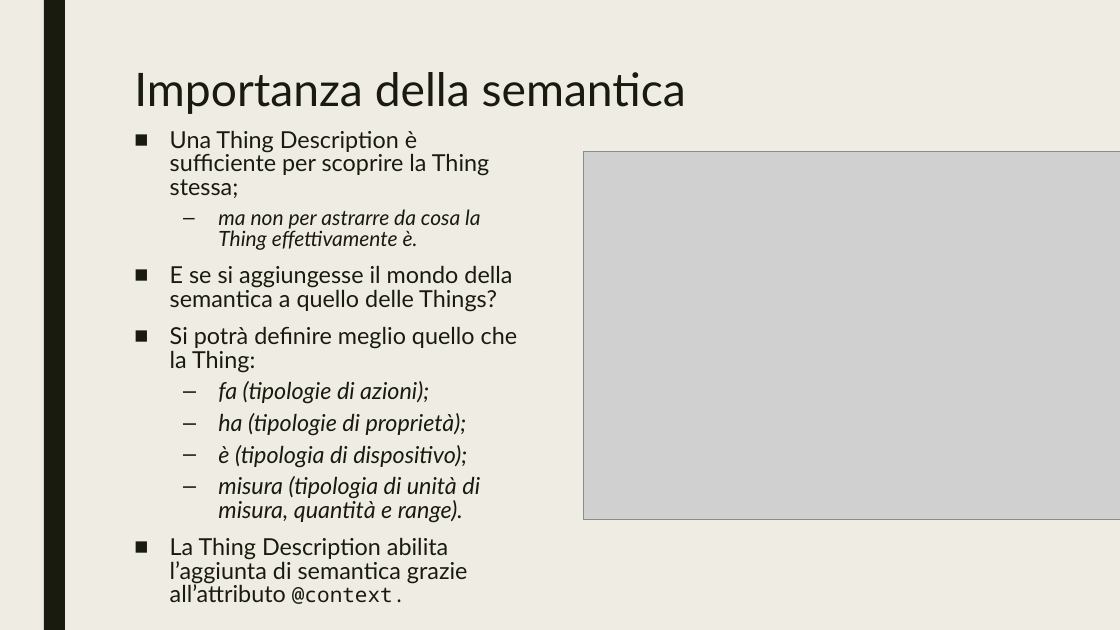
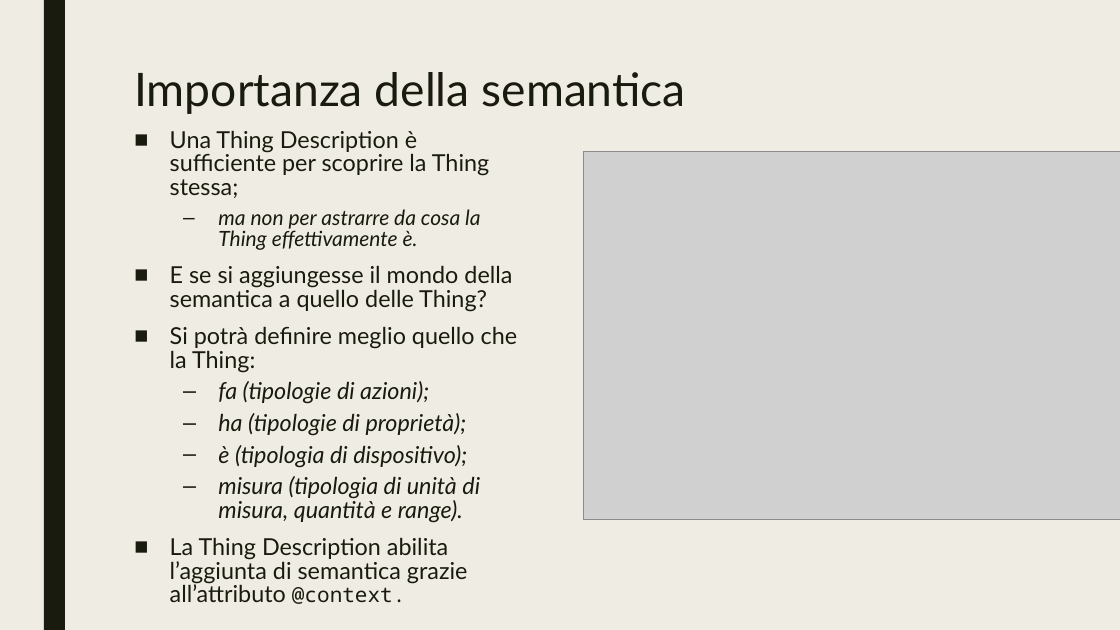
Before and after one commit to Martinocom/pervasive-semantic-exam, a slide deck: slide 11 of doc/Presentation.pptx. Drawn at 1120x630 pixels with LibreOffice and Linux fonts; fonts in the diff are those of the drawing; grey boxes stand for pictures. Boxes give left, top, right and bottom in pixels: in the first picture for what was removed or moved away, otherwise in the second. Text is boxed around its words. In the diff, an @@ line names an element or a change of style, - is before the commit and + after.

```diff
--- a/doc/Presentation.pptx
+++ b/doc/Presentation.pptx
@@ text at [170,265,512,312]: text changed @@
-■ E se si aggiungesse il mondo della semantica a quello delle Things?
+■ E se si aggiungesse il mondo della semantica a quello delle Thing?
```
Also in this commit, not shown: 14 other slides changed, 8 slides added.
